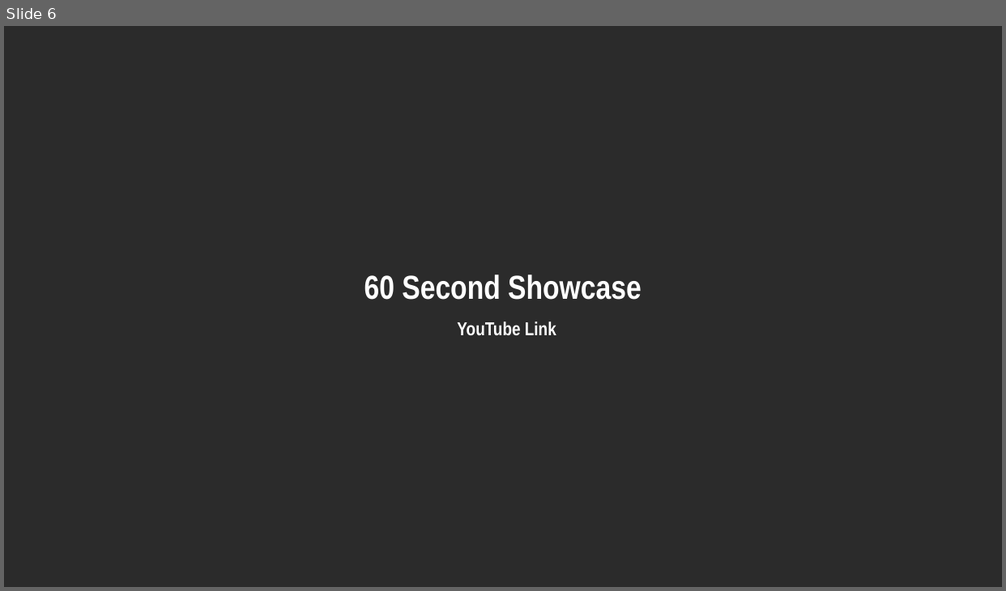
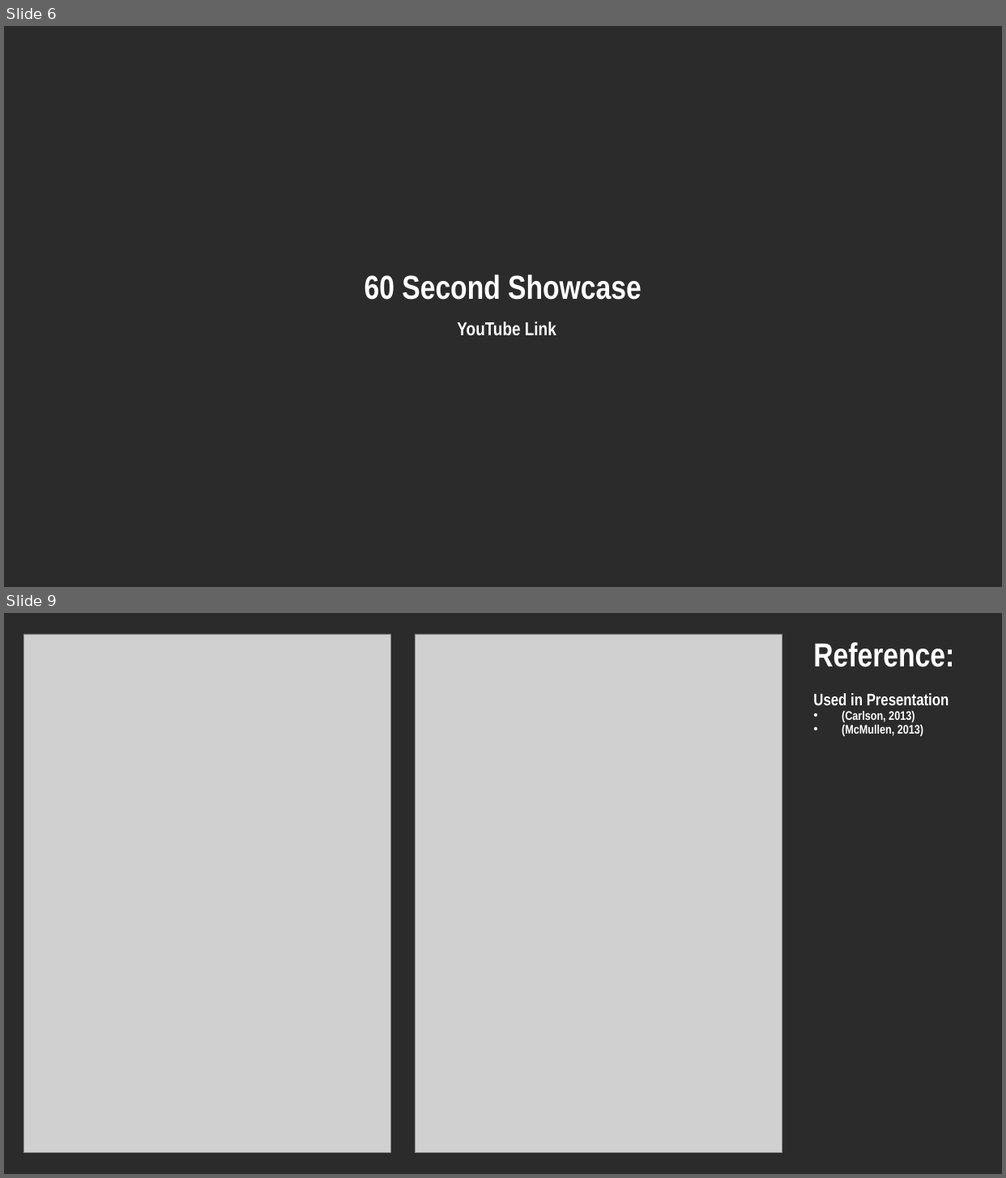
Before and after one commit to Keiishkii/Final-Year-Project, a slide deck: - Presentations/Final Year Project - Progress Presentation.pptx. Shown one above the other, each under a label of ours: slide 6 before the commit, slides 6 and 9 after it; the slides between them are not shown. The pictures are 1006x591 and 1006x1178 pixels, drawn with LibreOffice and Linux fonts; fonts in the diff are those of the drawing; grey boxes stand for pictures; background and template pictures are left out; a plain dark background stands for a picture behind light text. Boxes give left, top, right and bottom in pixels: in the first picture for what was removed or moved away, otherwise in the second. Text is boxed around its words. In the diff, an @@ line names an element or a change of style, - is before the commit and + after.

```diff
--- a/- Presentations/Final Year Project - Progress Presentation.pptx
+++ b/- Presentations/Final Year Project - Progress Presentation.pptx
@@ slide 9 added at <box>4,613,1002,1174</box>, background picture (left out) @@
@@ picture added at <box>23,634,390,1153</box> @@
@@ picture added at <box>415,634,782,1153</box> @@
@@ text added at <box>813,642,954,736</box>, 12 pt, text #FFFFFF, bold @@
+Reference:
+Used in Presentation
+• (Carlson, 2013)
+• (McMullen, 2013)
```
Also in this commit, not shown: 6 slides changed, 1 slide removed.
